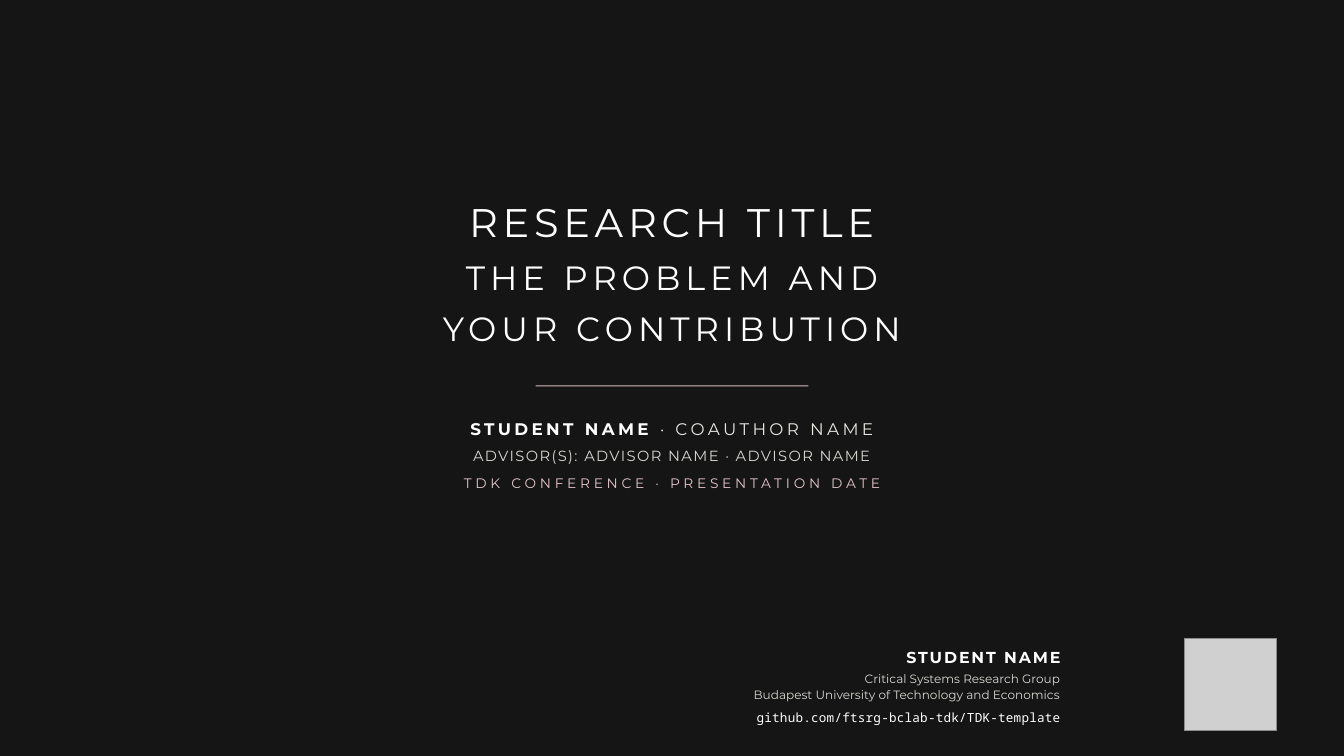
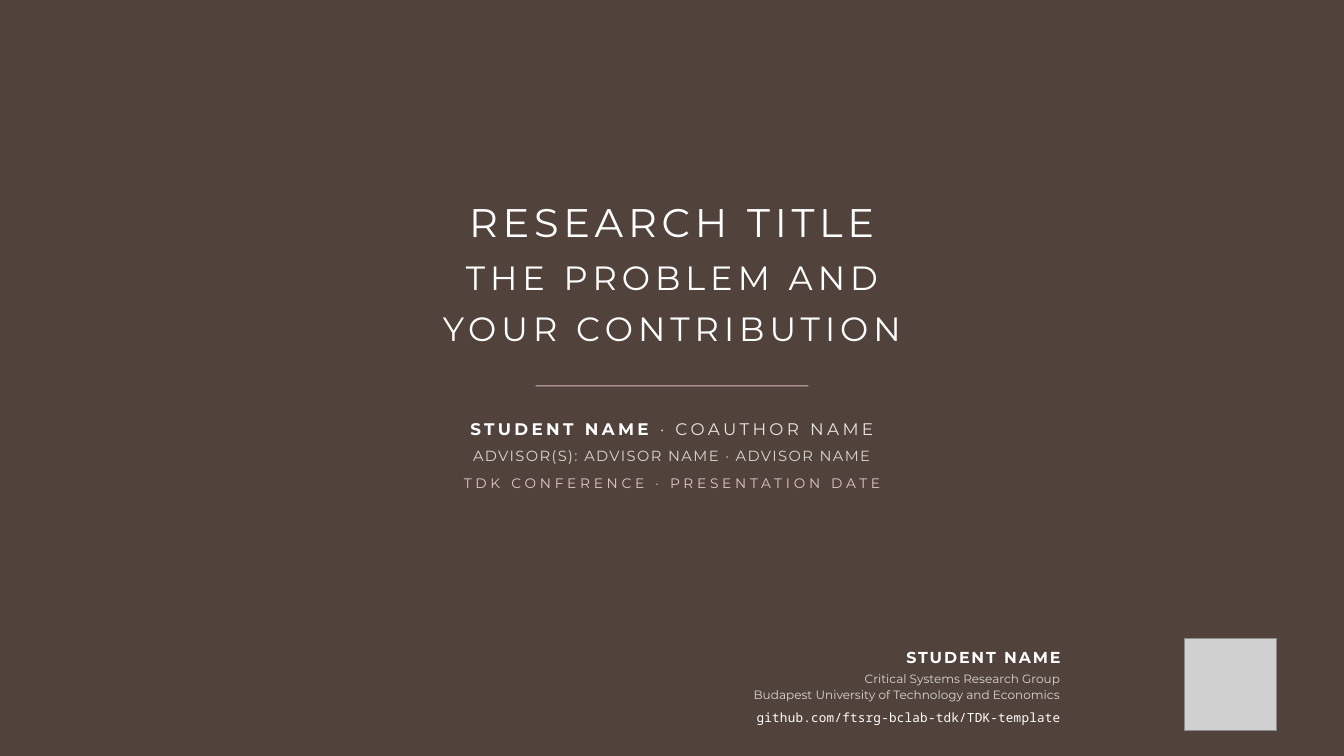
Before and after one commit to ftsrg-bclab-tdk/TDK-template, a slide deck: slide 14 of presentation/powerpoint/templates/ftsrg-current.pptx. Drawn at 1344x756 pixels with LibreOffice and Linux fonts; fonts in the diff are those of the drawing; grey boxes stand for pictures; background and template pictures are left out. Boxes give left, top, right and bottom in pixels: in the first picture for what was removed or moved away, otherwise in the second. Text is boxed around its words. In the diff, an @@ line names an element or a change of style, - is before the commit and + after.

```diff
--- a/presentation/powerpoint/templates/ftsrg-current.pptx
+++ b/presentation/powerpoint/templates/ftsrg-current.pptx
@@ rectangle at [0,0,1344,756]: fill #101010 at 42% opacity to #806459 at 55% opacity @@
```
Also in this commit, not shown: 13 other slides changed, 5 other files.
